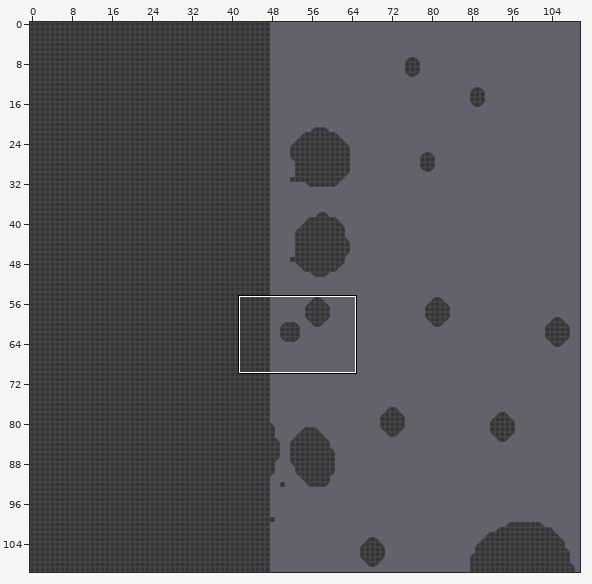
Tiled map -- Space/spaceTilemap.tmx. Above: a wide view before the commit, with the close-up outlined.
Close-up. First the earlier version:
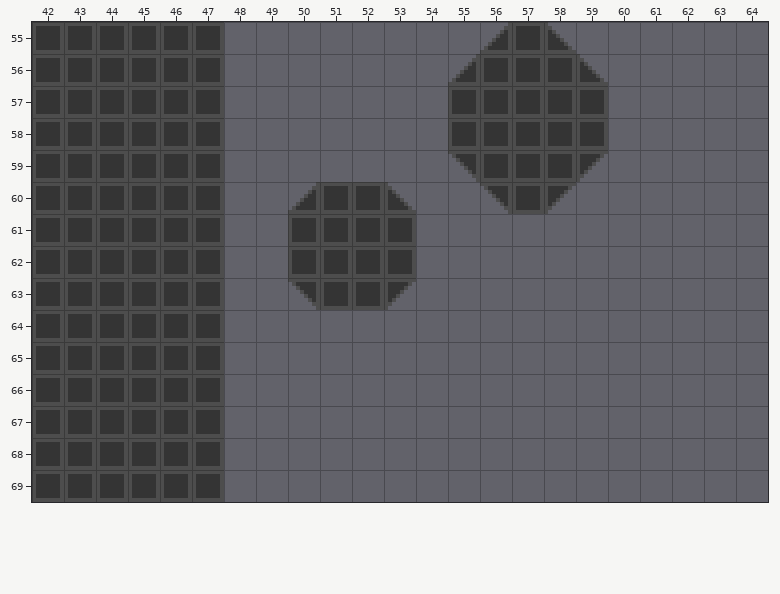
Cells are 8x8 px. Shown: x 42..64, y 55..69.
After:
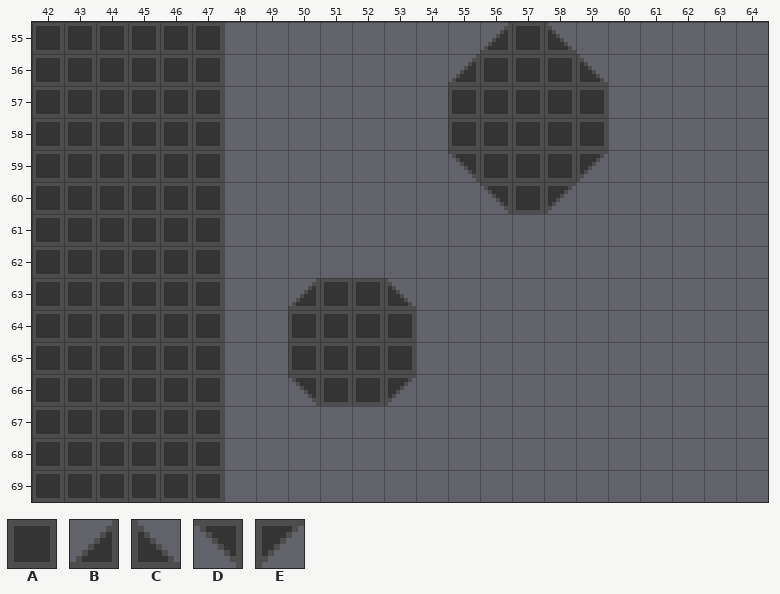
Key: from "testTileset": A 0, B 2, C 3, D 4, E 5.
_ is an empty cell.
What changed:
Layer "Tile Layer 1":
y 60: x 50..53 BAAC -> ____
y 61..62: x 50..53 AAAA -> ____
y 63: x 50 D -> B; x 53 E -> C
y 64..65: x 50..53 ____ -> AAAA
y 66: x 50..53 ____ -> DAAE
Pixel boxes of the changes (left, top, right, bottom) in both close-ups:
changed: (288, 182, 416, 406)
